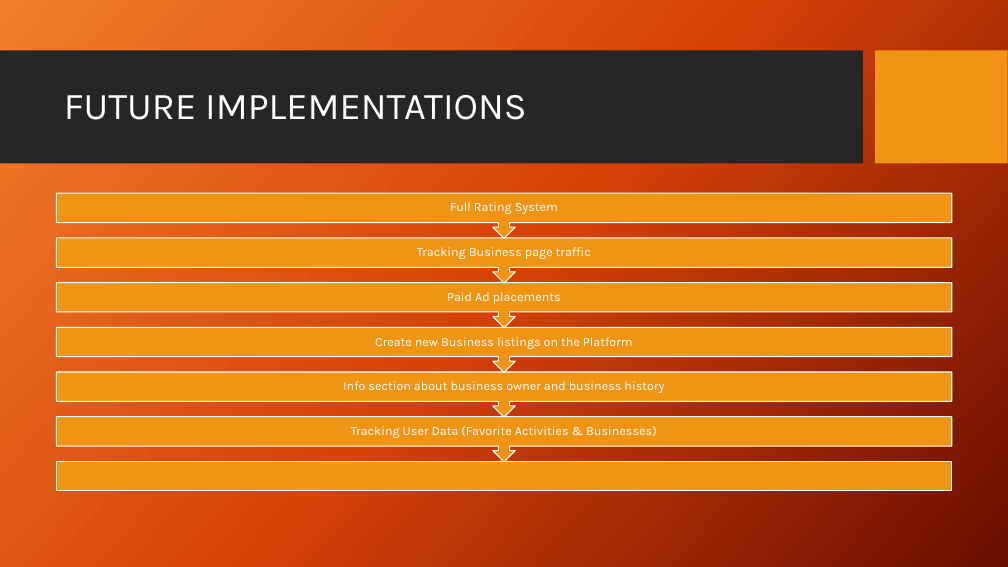
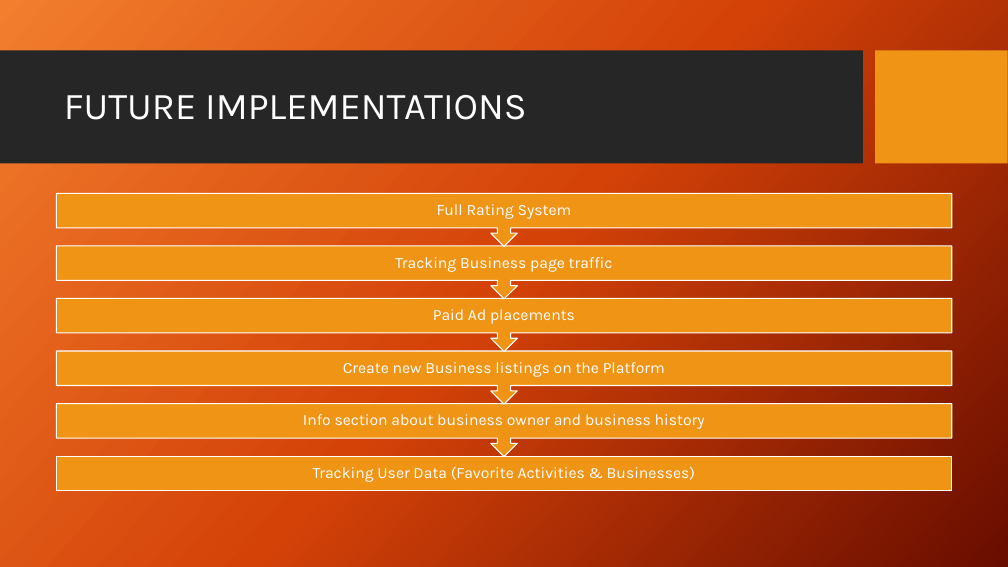
Before and after one commit to JayDougie/project_bb, a slide deck: slide 13 of Presentation.pptx. Drawn at 1008x567 pixels with LibreOffice and Linux fonts; fonts in the diff are those of the drawing; background and template pictures are left out. Boxes give left, top, right and bottom in pixels: in the first picture for what was removed or moved away, otherwise in the second. Text is boxed around its words. In the diff, an @@ line names an element or a change of style, - is before the commit and + after.

```diff
--- a/Presentation.pptx
+++ b/Presentation.pptx
@@ up arrow callout: place and size @@
-up arrow callout at (56, 194, 951, 239)
+up arrow callout at (56, 194, 951, 247)
@@ text "Tracking Business page traffic": place and size @@
-text "Tracking Business page traffic" at (417, 247, 591, 259)
+text "Tracking Business page traffic" at (395, 257, 613, 272)
@@ up arrow callout: place and size @@
-up arrow callout at (56, 238, 951, 284)
+up arrow callout at (56, 246, 951, 299)
@@ text "Paid Ad placements": place and size @@
-text "Paid Ad placements" at (447, 292, 561, 304)
+text "Paid Ad placements" at (433, 309, 575, 324)
@@ up arrow callout: place and size @@
-up arrow callout at (56, 283, 951, 328)
+up arrow callout at (56, 299, 951, 352)
@@ up arrow callout removed at (56, 327, 951, 373) @@
@@ text "Create new Business listings on ...": place and size @@
-text "Create new Business listings on ..." at (375, 337, 633, 349)
+text "Create new Business listings on ..." at (343, 362, 665, 377)
@@ up arrow callout: place and size @@
-up arrow callout at (56, 372, 951, 417)
+up arrow callout at (56, 351, 951, 404)
@@ text "Info section about business owner ...": place and size @@
-text "Info section about business owner ..." at (343, 381, 664, 393)
+text "Info section about business owner ..." at (303, 414, 705, 429)
@@ up arrow callout: place and size @@
-up arrow callout at (56, 417, 951, 462)
+up arrow callout at (56, 404, 951, 457)
@@ size 12 to 15 pt; more space between paragraphs in 6 elements at (437, 204, 572, 219), (395, 257, 613, 272), (433, 309, 575, 324), (343, 362, 665, 377), (303, 414, 705, 429), (313, 466, 695, 482) @@
@@ text "Tracking User Data (Favorite Activities ...": place and size @@
-text "Tracking User Data (Favorite Activities ..." at (351, 426, 657, 438)
+text "Tracking User Data (Favorite Activities ..." at (313, 466, 695, 482)
@@ rectangle: place and size @@
-rectangle at (56, 461, 951, 491)
+rectangle at (56, 456, 951, 491)
```
Also in this commit, not shown: 6 other slides changed, 1 other file.
